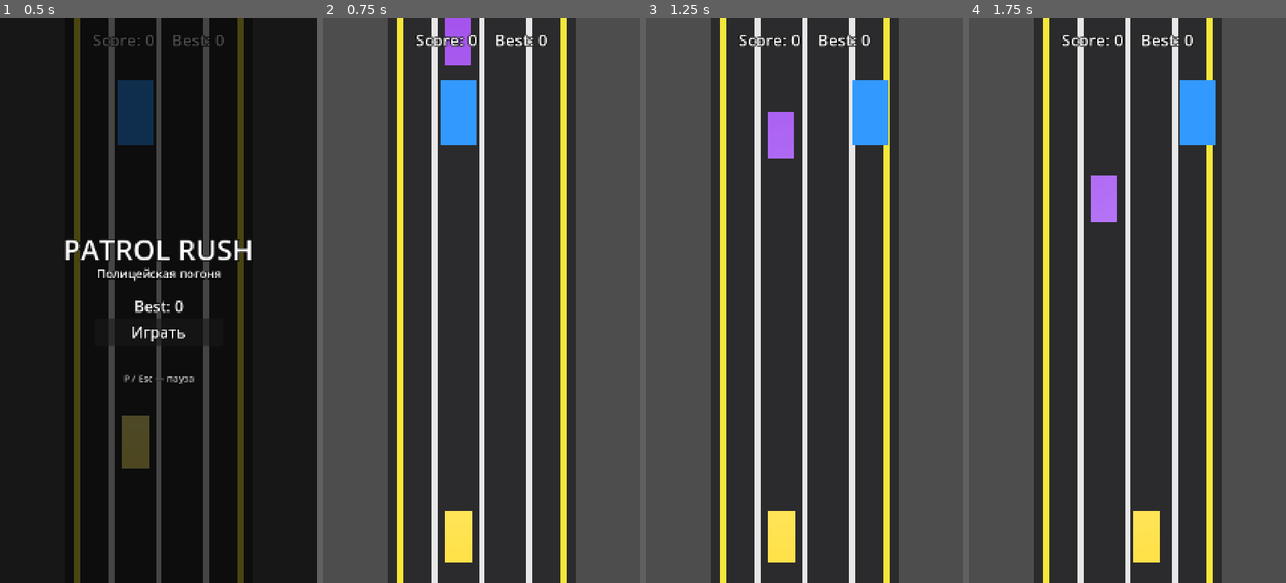
Above: before the commit, frames 1-4 (left to right).
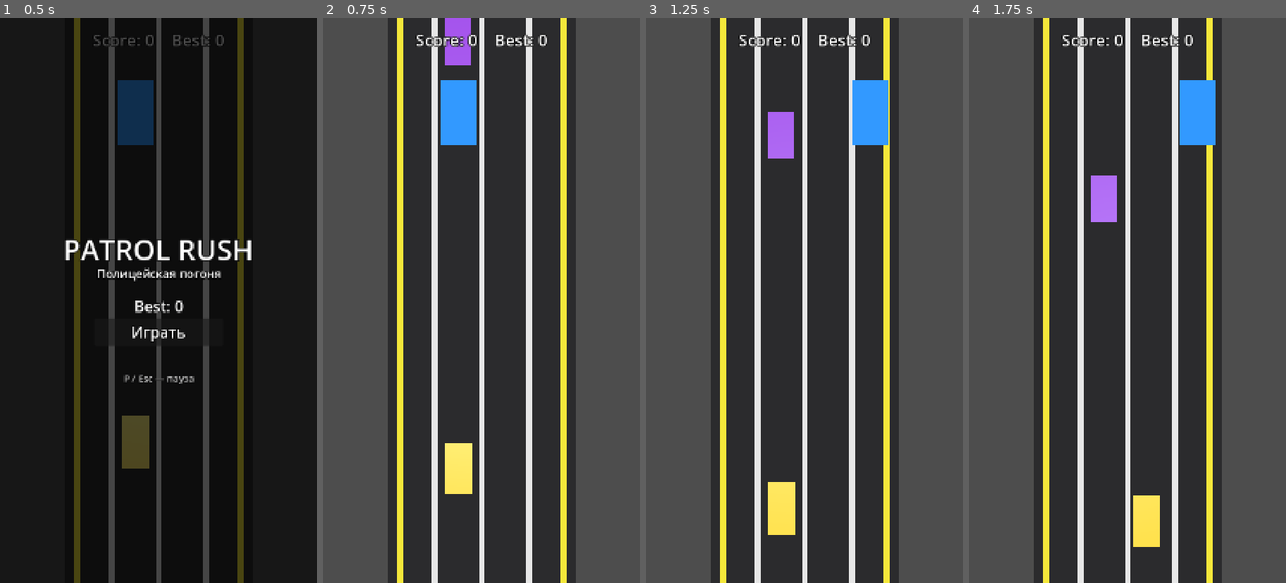
Above: after the commit, the same moments.

Repository: mibazarow/car-game
Game: Godot game, scene res://scenes/Main.tscn
Same seed, same stepped clock (60 frames per second), same inputs: the game is played once before the commit and once after it.
Inputs:
- Up to frame 1 (0.5 s): no input
- Up to frame 2 (0.75 s): click "Играть" at 0.5 s
- Up to frame 3 (1.25 s): no input
- Up to frame 4 (1.75 s): tap Enter (ui_accept) at 1.25, 1.52 s; hold Right (move_right) from 1.28 s (still down); tap P at 1.35 s

Frame 1 is identical in both runs. In frame 2, 1.6% of the frame differs, in the area x 38-48%, y 75-97%; in frame 3, 0.9%; in frame 4, 0.5%.

Commit message:
Nitro: player surges forward ~1/3 screen (enemy stays put); invincible during boost

Diff:
--- a/scripts/fleeing/fleeing_car.gd
+++ b/scripts/fleeing/fleeing_car.gd
@@ -9,14 +9,9 @@
 const LANE_X: Array[float] = [-3.0, -1.0, 1.0, 3.0]
 # Fixed world Z: the car stays pinned near the top of the visible screen.
 # NOTE: ortho camera `size` = full diameter, so visible Z is roughly -18..+6;
-# -14 sits near the top of the new, larger view.
+# -14 sits near the top of the new, larger view. The enemy never moves on nitro
+# (the PLAYER surges forward instead).
 const Z_POS: float = -14.0
-# During nitro the target descends toward the player but stops short of the
-# player's DetectArea (z=2.0 is above the ~2.7..5.3 overlap window), so it can
-# never be caught.
-const NITRO_CATCH_Z: float = 2.0
-# How fast (units/s) the target descends toward the player during nitro.
-const NITRO_DESCEND_SPEED: float = 8.0
 # How far ahead / behind (in Z) we scan for traffic in a given lane.
 const DANGER_AHEAD: float = 4.0
 const DANGER_BEHIND: float = 1.5
@@ -40,12 +35,9 @@
 func _physics_process(delta: float) -> void:
 	if GameState.state != "playing":
 		return
-	# During nitro the target descends toward the player; otherwise it returns
-	# smoothly to the top of the screen. It never reaches the player.
-	if GameState.nitro_time > 0.0:
-		position.z = minf(position.z + NITRO_DESCEND_SPEED * delta, NITRO_CATCH_Z)
-	else:
-		position.z = lerp(position.z, Z_POS, 1.0 - exp(-2.0 * delta))
+	# The enemy stays pinned near the top; it never approaches the player
+	# (nitro makes the PLAYER surge forward instead).
+	position.z = Z_POS
 
 	# Countdown to the next autonomous lane change.
 	_change_timer -= delta
--- a/scripts/player/player_car.gd
+++ b/scripts/player/player_car.gd
@@ -15,6 +15,13 @@
 
 # Frame-rate-independent lateral smoothing.
 const MOVE_SMOOTH: float = 8.0
+
+# Nitro: the player surges FORWARD (up the screen) by this many world units
+# (~1/3 of the ~24-unit visible height) over the ~2s nitro duration.
+const NITRO_FORWARD: float = 8.0
+# Smoothing factor for the forward surge / return (1 - exp(-k*dt)); k≈1.8
+# reaches ~97% of the way in ~2s.
+const NITRO_LERP: float = 1.8
 
 var current_lane: int = 1
 var target_lane: int = 1
@@ -41,14 +48,20 @@
 	if GameState.state != "playing":
 		return
 	if area is TrafficCar:
+		if GameState.nitro_time > 0.0:
+			return  # invincible during the nitro boost (surges past traffic)
 		GameState.game_over()
 	# Nitro pickup is collected in _physics_process by checking lane alignment.
 
 func _physics_process(delta: float) -> void:
 	if GameState.state != "playing":
 		return
-	# Keep the car fixed at the bottom of the screen; the world scrolls instead.
-	global_position.z = PLAYER_Z
+	# During nitro the car surges forward (up) by NITRO_FORWARD; otherwise it
+	# returns to PLAYER_Z. Eases smoothly both ways.
+	var target_z: float = PLAYER_Z
+	if GameState.nitro_time > 0.0:
+		target_z = PLAYER_Z - NITRO_FORWARD
+	global_position.z = lerp(global_position.z, target_z, 1.0 - exp(-NITRO_LERP * delta))
 
 	var old_x: float = global_position.x
 	var target_x: float = LANE_X[target_lane]
Not shown, changed: process.md
